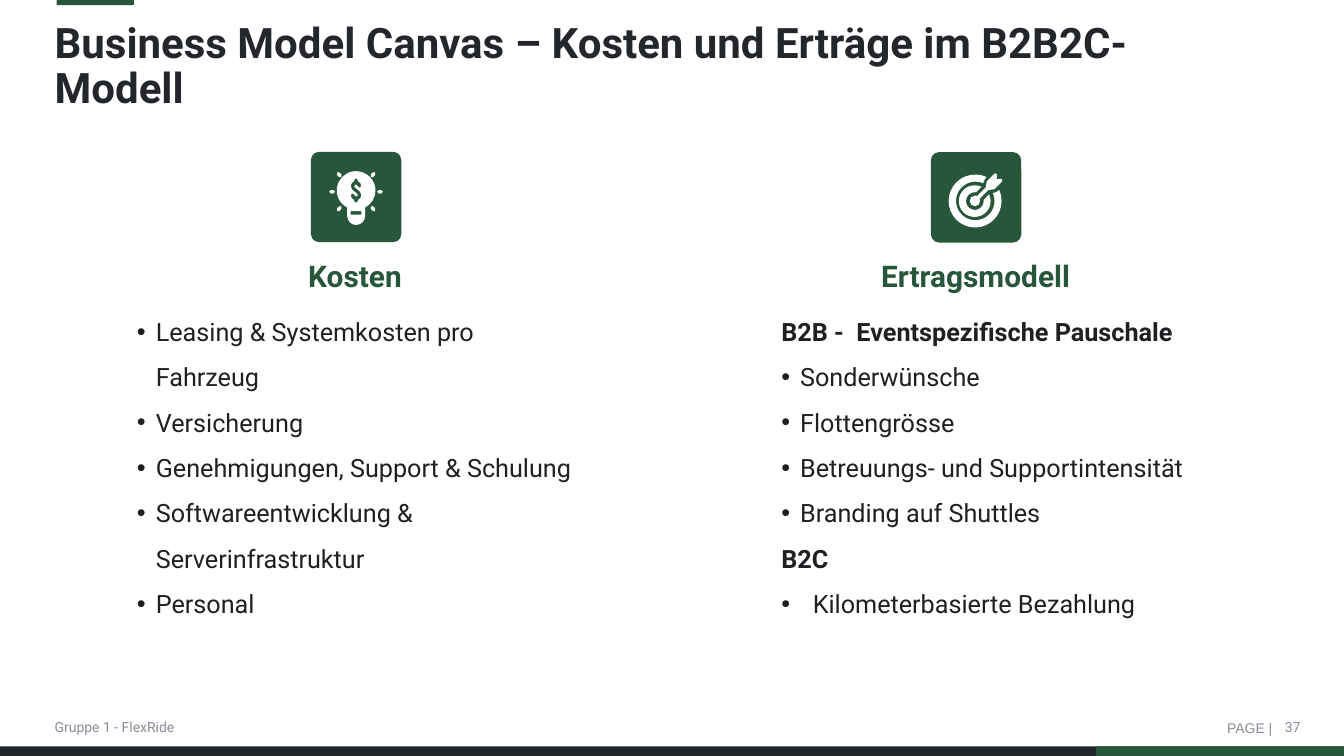
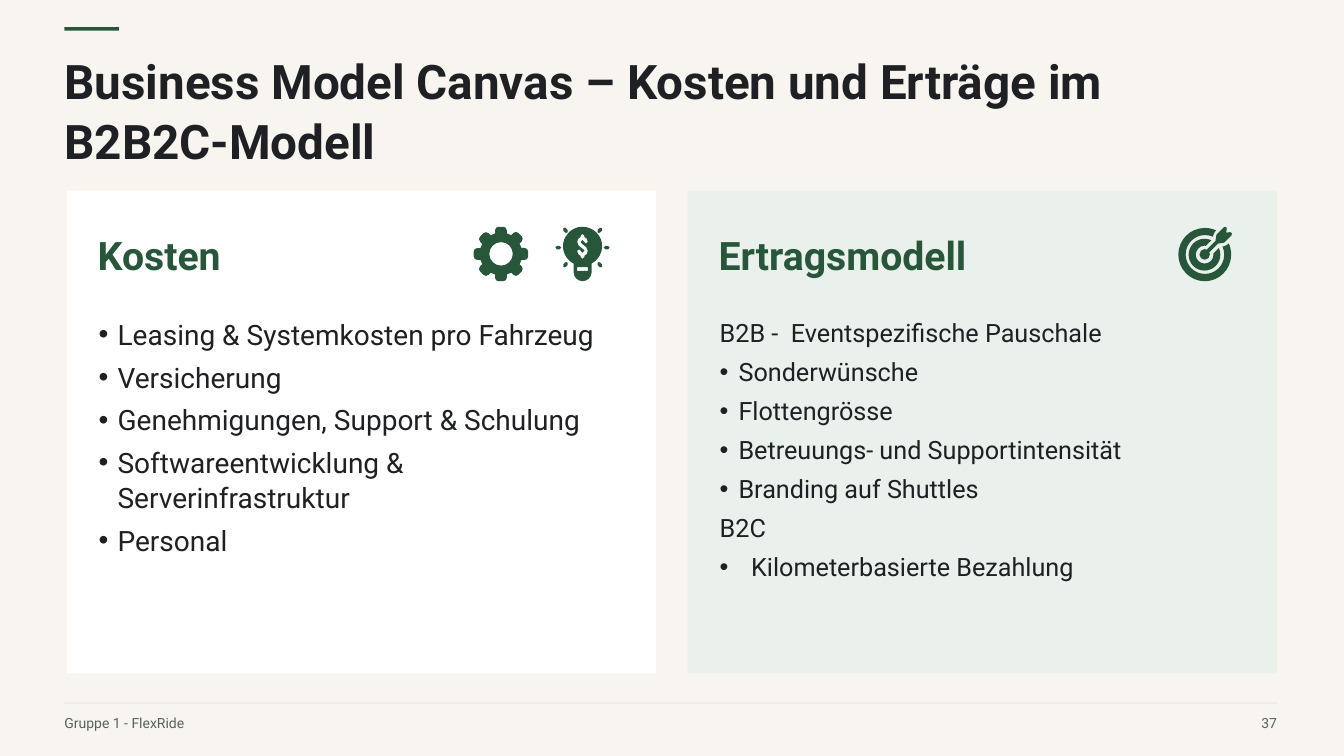
Before and after one commit to Mclement197/Economics-of-electromobility, a slide deck: slide 37 of website-src/downloads/VoltoShare-Praesentation.pptx. Drawn at 1344x756 pixels with LibreOffice and Linux fonts; fonts in the diff are those of the drawing. Boxes give left, top, right and bottom in pixels: in the first picture for what was removed or moved away, otherwise in the second. Text is boxed around its words. In the diff, an @@ line names an element or a change of style, - is before the commit and + after.

```diff
--- a/website-src/downloads/VoltoShare-Praesentation.pptx
+++ b/website-src/downloads/VoltoShare-Praesentation.pptx
@@ background #FFFFFF to #F8F5F0 @@
@@ rounded rectangle removed at [56,0,134,5] @@
@@ rectangle added at [65,27,119,31], fill #28563B @@
@@ title "Business Model Canvas – Kosten ...": place and size @@
-title "Business Model Canvas – Kosten ..." at [55,26,1126,104]
+title "Business Model Canvas – Kosten ..." at [65,63,1102,160]
@@ title "Business Model Canvas – Kosten ..." at [65,63,1102,160]: size 30 to 34 pt, text colour #23262B to #1E2023; line spacing 0.9 to 1.06; more space between paragraphs; vertical alignment middle to top @@
@@ rectangle removed at [1205,35,1326,79] @@
@@ rounded rectangle removed at [311,152,401,243] @@
@@ rounded rectangle removed at [931,152,1021,243] @@
@@ rectangle: place and size @@
-rectangle at [99,222,598,657]
+rectangle at [67,191,656,674]
@@ rectangle at [67,191,656,674]: rounded rectangle to rectangle @@
@@ rectangle: place and size @@
-rectangle at [730,225,1221,665]
+rectangle at [688,191,1277,674]
@@ rectangle at [688,191,1277,674]: rounded rectangle to rectangle; fill #FFFFFF to #EAF0EB @@
@@ text "Kosten": place and size @@
-text "Kosten" at [308,265,402,288]
+text "Kosten" at [98,242,221,271]
@@ text "Kosten" at [98,242,221,271]: size 21.3 to 28 pt; alignment centre to left; line spacing 1 to 1.06; more space between paragraphs; vertical alignment middle to top @@
@@ freeform shape: place and size @@
-freeform shape at [408,129,463,184]
+freeform shape at [474,227,528,281]
@@ text "Ertragsmodell" at [719,240,967,278]: size 21.3 to 28 pt; alignment centre to left; line spacing 1 to 1.06; more space between paragraphs; vertical alignment middle to top @@
@@ text "Ertragsmodell": place and size @@
-text "Ertragsmodell" at [881,264,1070,293]
+text "Ertragsmodell" at [719,240,967,278]
@@ 3 freeform shapes: place and size @@
-3 freeform shapes at [949,173,1003,227]
+3 freeform shapes at [1179,227,1233,281]
@@ fill #FFFFFF to #28563B in 11 elements at [474,227,528,281], [556,246,562,249], [1200,227,1233,260], [604,246,610,249], [562,227,602,281], [1179,228,1231,281], [1189,239,1220,271], [597,228,603,233], [597,262,603,267], [563,228,569,233], [563,262,569,267] @@
@@ 7 freeform shapes: place and size @@
-7 freeform shapes at [330,171,383,225]
+7 freeform shapes at [556,227,610,281]
@@ text "Leasing & Systemkosten pro Fahrzeug": place and size @@
-text "Leasing & Systemkosten pro Fahrzeug" at [156,322,571,614]
+text "Leasing & Systemkosten pro Fahrzeug" at [118,324,594,552]
@@ text "Leasing & Systemkosten pro Fahrzeug" at [118,324,594,552]: size 18 to 20 pt; line spacing 1.5 to 1.06; more space between paragraphs @@
@@ text "B2B - Eventspezifische Pauschale": place and size @@
-text "B2B - Eventspezifische Pauschale" at [781,322,1183,619]
+text "B2B - Eventspezifische Pauschale" at [720,323,1122,582]
@@ text "B2B - Eventspezifische Pauschale" at [720,323,1122,582]: bold off in "B2B - Eventspezifische Pauschale", "B2C"; line spacing 1.5 to 1.06; more space between paragraphs @@
@@ text "Gruppe 1 - FlexRide": place and size @@
-text "Gruppe 1 - FlexRide" at [55,721,175,735]
+text "Gruppe 1 - FlexRide" at [64,717,185,731]
@@ text "Gruppe 1 - FlexRide" at [64,717,185,731]: text colour #878E98 to #58615C; line spacing 1 to 1.06; more space between paragraphs; vertical alignment middle to top @@
@@ rectangle added at [65,703,1277,704], fill #D9DFD9 @@
@@ page number at [1261,718,1277,728]: text colour #878E98 to #58615C; line spacing 1 to 1.06; more space between paragraphs; vertical alignment middle to top @@
@@ page number: place and size @@
-page number at [1285,722,1301,732]
+page number at [1261,718,1277,728]
@@ freeform shape removed at [0,747,1344,756] @@
@@ freeform shape removed at [1096,747,1344,756] @@
@@ text removed at [1227,723,1265,733] @@
-PAGE |
```
Also in this commit, not shown: 48 other slides changed, 56 other files.
